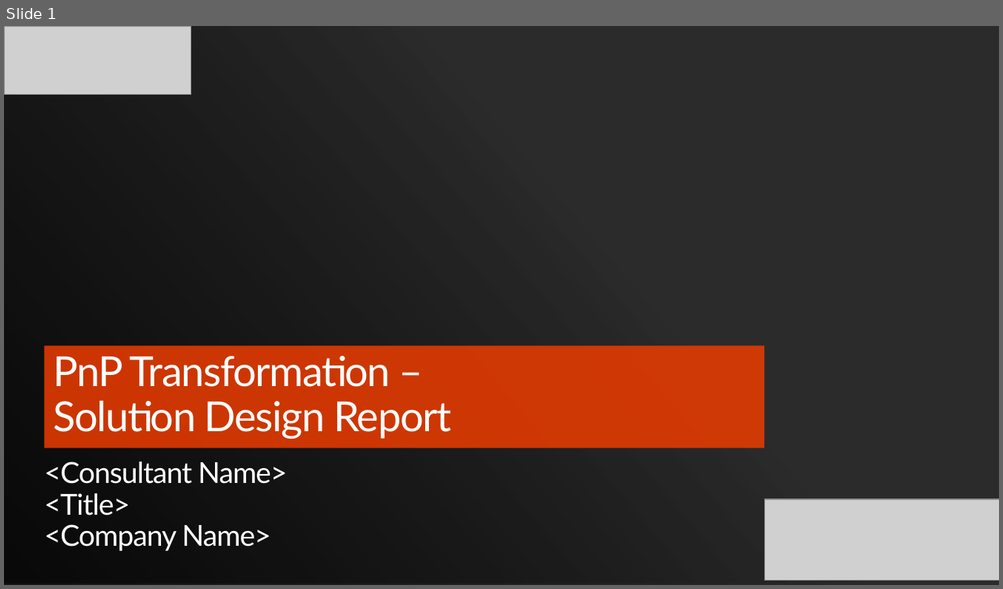
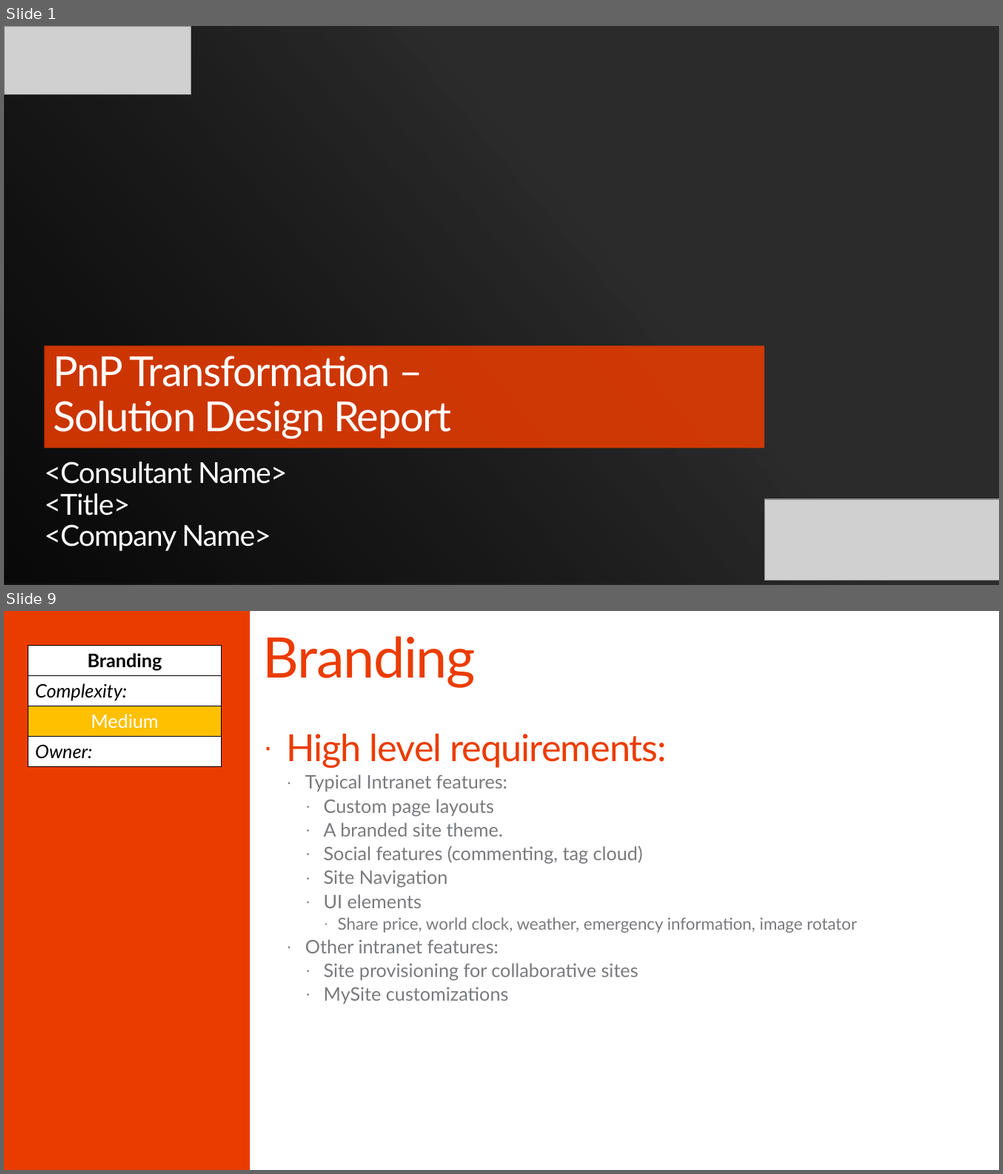
Before and after one commit to SharePoint/PnP-Guidance, a slide deck: PnP Transformation Process/Templates/Solution Design Report Presentation Template.pptx. Shown one above the other, each under a label of ours: slide 1 before the commit, slides 1 and 9 after it; the slides between them are not shown. The pictures are 1003x589 and 1003x1174 pixels, drawn with LibreOffice and Linux fonts; fonts in the diff are those of the drawing; grey boxes stand for pictures; background and template pictures are left out; a plain dark background stands for a picture behind light text. Boxes give left, top, right and bottom in pixels: in the first picture for what was removed or moved away, otherwise in the second. Text is boxed around its words. In the diff, an @@ line names an element or a change of style, - is before the commit and + after.

```diff
--- a/PnP Transformation Process/Templates/Solution Design Report Presentation Template.pptx
+++ b/PnP Transformation Process/Templates/Solution Design Report Presentation Template.pptx
@@ slide 9 added at bbox=[4, 611, 999, 1170], background #FFFFFF @@
@@ rectangle added at bbox=[4, 611, 250, 1170], fill #EB3C00 @@
@@ table added at bbox=[28, 645, 222, 766], 4 rows, 1 columns @@
+Branding
+Complexity:
+Medium
+Owner:
@@ title added at bbox=[263, 636, 475, 688], 54 pt, text #EB3C00 @@
+Branding
@@ text added at bbox=[286, 734, 856, 1005], 18 pt, text #797A7D @@
+· High level requirements:
+  · Typical Intranet features:
+    · Custom page layouts
+    · A branded site theme.
+    · Social features (commenting, tag cloud)
+    · Site Navigation
+    · UI elements
+      · Share price, world clock, weather, emergency information, image rotator
+  · Other intranet features:
+    · Site provisioning for collaborative sites
+    · MySite customizations
```
Also in this commit, not shown: 4 slides changed, 17 other slides added, 39 slides removed.
